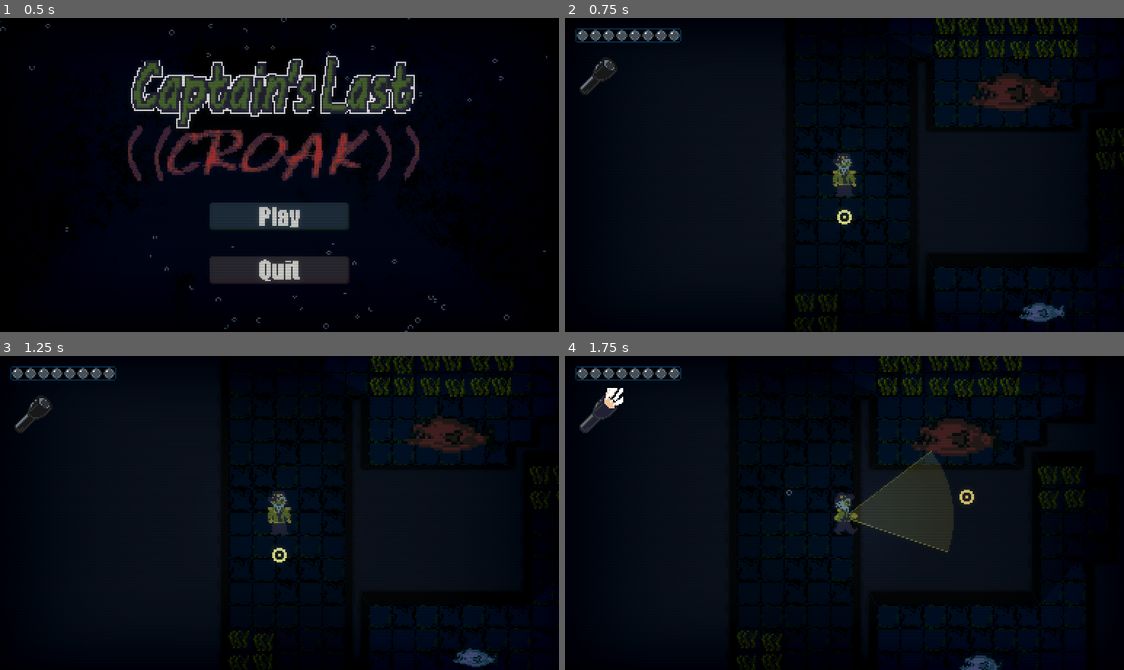
Above: before the commit, frames 1-4 (two rows, left to right).
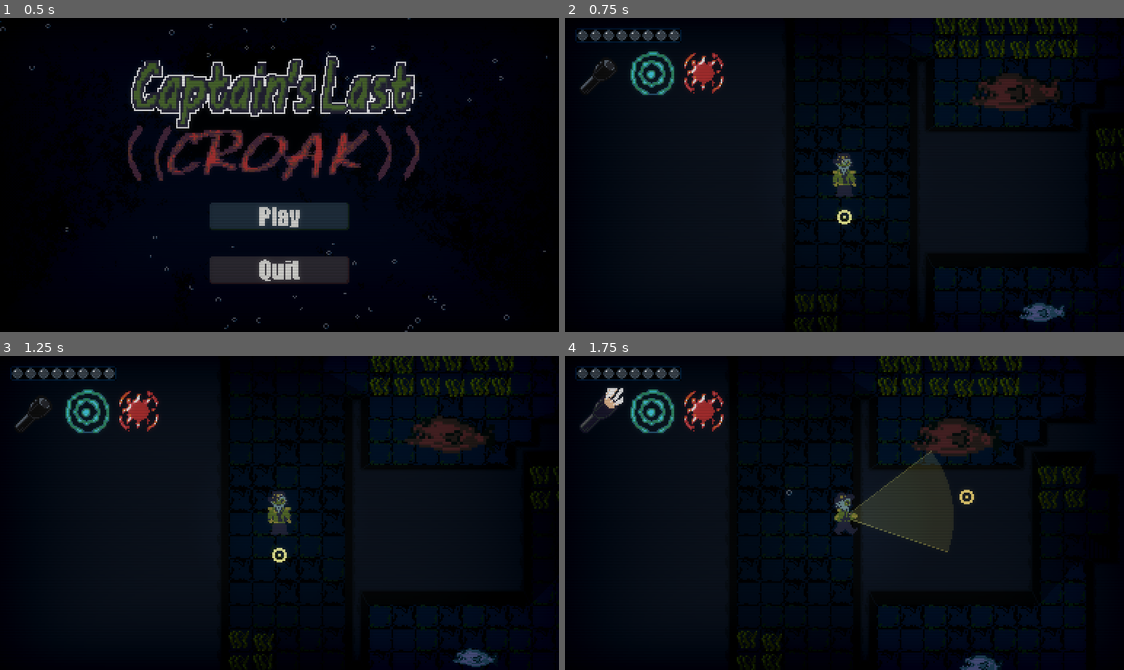
Above: after the commit, the same moments.

Repository: jablonskibrandan/GodotWild98
Game: Godot game, scene res://scenes/main_menu.tscn
Two runs of this game, one before a commit and one after it. Both use one fixed random seed, a clock stepped at 60 frames per second and the inputs below. Sound files missing from this copy of the repository are replaced by a short silence.
Inputs (mouse positions are in pixels of both pictures, inside the frame that each line leads up to):
- Up to frame 1 (0.5 s): no input
- Up to frame 2 (0.75 s): click (844, 215) at 0.5 s
- Up to frame 3 (1.25 s): no input
- Up to frame 4 (1.75 s): move the mouse to (967, 497) at 1.27 s; hold D (move_right) from 1.28 s (still down); hold F (flashlight_toggle) from 1.28 s (still down)

Frame 1 is identical in both runs. In frame 2, 1.3% of the frame differs, in the area x 1-29%, y 3-25%; in frame 3, 1.3%; in frame 4, 1.5%.

Commit message:
More UI elements, cooldown shader

Diff:
--- a/scenes/floors/base_floor.tscn
+++ b/scenes/floors/base_floor.tscn
@@ -12,6 +12,10 @@
 [ext_resource type="Script" uid="uid://clc1phwuj8tqs" path="res://scripts/player/target_cursor.gd" id="14_mmpba"]
 [ext_resource type="Texture2D" uid="uid://qud7y6guapj7" path="res://visuals/ui/bubble_bar.png" id="15_kpit0"]
 [ext_resource type="Texture2D" uid="uid://d1o46o3t85g8k" path="res://visuals/ui/ui_flashlight_off.png" id="18_flashlight_off"]
+[ext_resource type="Texture2D" path="res://visuals/ui/ui_distraction.png" id="19_distraction_ui"]
+[ext_resource type="Texture2D" path="res://visuals/ui/ui_mine_place.png" id="20_mine_ui"]
+[ext_resource type="Script" path="res://scripts/ui/tool_cooldown_indicator.gd" id="21_tool_cooldown"]
+[ext_resource type="Shader" path="res://visuals/ui/tool_cooldown.gdshader" id="22_cooldown_shader"]
 [ext_resource type="PackedScene" path="res://scenes/bubble_bar.tscn" id="16_rxbem"]
 [ext_resource type="Shader" uid="uid://bogy8vvctkjss" path="res://visuals/crt_shader.gdshader" id="17_xtii2"]
 
@@ -23,6 +27,12 @@
 
 [sub_resource type="ShaderMaterial" id="ShaderMaterial_riqys"]
 shader = ExtResource("17_xtii2")
+
+[sub_resource type="ShaderMaterial" id="ShaderMaterial_distraction_cd"]
+shader = ExtResource("22_cooldown_shader")
+
+[sub_resource type="ShaderMaterial" id="ShaderMaterial_mine_cd"]
+shader = ExtResource("22_cooldown_shader")
 
 [sub_resource type="QuadMesh" id="QuadMesh_bhunq"]
 size = Vector2(384, 216)
@@ -80,6 +90,54 @@
 mouse_filter = 2
 texture = ExtResource("18_flashlight_off")
 
+[node name="DistractionIndicator" type="TextureRect" parent="HUD"]
+offset_left = 44.0
+offset_top = 22.0
+offset_right = 76.0
+offset_bottom = 54.0
+texture_filter = 1
+mouse_filter = 2
+material = SubResource("ShaderMaterial_distraction_cd")
+texture = ExtResource("19_distraction_ui")
+script = ExtResource("21_tool_cooldown")
+cooldown_timer_path = NodePath("../../Player/Timers/DistractionSignal_Timer")
+
+[node name="CooldownText" type="Label" parent="HUD/DistractionIndicator"]
+offset_top = 9.0
+offset_right = 32.0
+offset_bottom = 26.0
+mouse_filter = 2
+theme_override_colors/font_color = Color(1, 1, 1, 1)
+theme_override_colors/font_outline_color = Color(0.02, 0.04, 0.08, 1)
+theme_override_constants/outline_size = 3
+theme_override_font_sizes/font_size = 11
+horizontal_alignment = 1
+vertical_alignment = 1
+
+[node name="MineIndicator" type="TextureRect" parent="HUD"]
+offset_left = 80.0
+offset_top = 22.0
+offset_right = 112.0
+offset_bottom = 54.0
+texture_filter = 1
+mouse_filter = 2
+material = SubResource("ShaderMaterial_mine_cd")
+texture = ExtResource("20_mine_ui")
+script = ExtResource("21_tool_cooldown")
+cooldown_timer_path = NodePath("../../Player/Timers/MineSignal_Timer")
+
+[node name="CooldownText" type="Label" parent="HUD/MineIndicator"]
+offset_top = 9.0
+offset_right = 32.0
+offset_bottom = 26.0
+mouse_filter = 2
+theme_override_colors/font_color = Color(1, 1, 1, 1)
+theme_override_colors/font_outline_color = Color(0.02, 0.04, 0.08, 1)
+theme_override_constants/outline_size = 3
+theme_override_font_sizes/font_size = 11
+horizontal_alignment = 1
+vertical_alignment = 1
+
 [node name="Panel" type="PanelContainer" parent="HUD" unique_id=162088003]
 visible = false
 offset_right = 364.0
--- /dev/null
+++ b/scenes/seaweed.tscn
@@ -0,0 +1,42 @@
+[gd_scene format=3 uid="uid://6chlkvjf53jr"]
+
+[ext_resource type="Script" uid="uid://cskcentkhlqox" path="res://scripts/environment/seaweed.gd" id="1_wxdpm"]
+[ext_resource type="Texture2D" uid="uid://b6plao31u8mp8" path="res://visuals/environment/seaweed.png" id="2_spjjx"]
+
+[sub_resource type="AtlasTexture" id="AtlasTexture_wxdpm"]
+atlas = ExtResource("2_spjjx")
+region = Rect2(0, 0, 16, 16)
+
+[sub_resource type="AtlasTexture" id="AtlasTexture_spjjx"]
+atlas = ExtResource("2_spjjx")
+region = Rect2(16, 0, 16, 16)
+
+[sub_resource type="SpriteFrames" id="SpriteFrames_wd5ij"]
+animations = [{
+"frames": [{
+"duration": 1.0,
+"texture": SubResource("AtlasTexture_wxdpm")
+}, {
+"duration": 1.0,
+"texture": SubResource("AtlasTexture_spjjx")
+}],
+"loop": 1,
+"name": &"default",
+"speed": 1.0
+}]
+
+[sub_resource type="RectangleShape2D" id="RectangleShape2D_wd5ij"]
+size = Vector2(16, 16)
+
+[node name="Seaweed" type="StaticBody2D" unique_id=1806494905]
+collision_layer = 32
+collision_mask = 0
+script = ExtResource("1_wxdpm")
+
+[node name="AnimatedSprite2D" type="AnimatedSprite2D" parent="." unique_id=322028798]
+y_sort_enabled = true
+sprite_frames = SubResource("SpriteFrames_wd5ij")
+frame_progress = 0.4092523
+
+[node name="CollisionShape2D" type="CollisionShape2D" parent="." unique_id=1193375834]
+shape = SubResource("RectangleShape2D_wd5ij")
--- /dev/null
+++ b/scripts/ui/tool_cooldown_indicator.gd
@@ -0,0 +1,41 @@
+extends TextureRect
+## Displays the real cooldown of a Player Timer on top of a tool icon.
+## The timer is authoritative: this node does not start or modify it.
+
+@export var cooldown_timer_path: NodePath
+
+@onready var countdown_label: Label = $CooldownText
+
+var _cooldown_timer: Timer
+var _cooldown_material: ShaderMaterial
+
+
+func _ready() -> void:
+	mouse_filter = Control.MOUSE_FILTER_IGNORE
+	_cooldown_timer = get_node_or_null(cooldown_timer_path) as Timer
+	_cooldown_material = material as ShaderMaterial
+	if _cooldown_timer == null or _cooldown_material == null:
+		push_warning("ToolCooldownIndicator needs a valid Timer path and ShaderMaterial: " + str(get_path()))
+		countdown_label.hide()
+		set_process(false)
+		return
+	_update_cooldown()
+
+
+func _process(_delta: float) -> void:
+	_update_cooldown()
+
+
+func _update_cooldown() -> void:
+	var seconds_left: float = _cooldown_timer.time_left
+	var on_cooldown: bool = not _cooldown_timer.is_stopped() and seconds_left > 0.0
+	var fraction_left: float = 0.0
+	if on_cooldown and _cooldown_timer.wait_time > 0.0:
+		fraction_left = clampf(seconds_left / _cooldown_timer.wait_time, 0.0, 1.0)
+
+	_cooldown_material.set_shader_parameter("cooldown_remaining", fraction_left)
+	countdown_label.visible = on_cooldown
+	if on_cooldown:
+		var new_text: String = str(ceili(seconds_left))
+		if countdown_label.text != new_text:
+			countdown_label.text = new_text
--- /dev/null
+++ b/visuals/ui/tool_cooldown.gdshader
@@ -0,0 +1,33 @@
+shader_type canvas_item;
+render_mode unshaded;
+
+// 1.0 just after using the tool, 0.0 when ready again.
+uniform float cooldown_remaining : hint_range(0.0, 1.0) = 0.0;
+uniform vec4 cover_color : source_color = vec4(0.02, 0.06, 0.10, 0.78);
+
+void fragment() {
+	vec4 icon = texture(TEXTURE, UV);
+	// The supplied distraction and mine sprites have opaque black backgrounds.
+	// Treat those background pixels as transparent in the HUD.
+	if (all(lessThan(icon.rgb, vec3(0.01)))) {
+		discard;
+	}
+	float remaining = clamp(cooldown_remaining, 0.0, 1.0);
+
+	if (remaining > 0.0001) {
+		// Desaturate the icon while it cannot be used.
+		float gray = dot(icon.rgb, vec3(0.299, 0.587, 0.114));
+		icon.rgb = mix(icon.rgb, vec3(gray), 0.95);
+
+		// A dark fill recedes from top to bottom as the timer runs out.
+		float boundary = 1.0 - remaining;
+		float covered = step(boundary, UV.y);
+		icon.rgb = mix(icon.rgb, cover_color.rgb, covered * cover_color.a);
+
+		// Small pale line marks the current cooldown progress.
+		float progress_line = 1.0 - step(1.0 / 32.0, abs(UV.y - boundary));
+		icon.rgb = mix(icon.rgb, vec3(0.75, 0.94, 1.0), progress_line * 0.65);
+	}
+
+	COLOR = icon;
+}
Not shown, added: scripts/ui/tool_cooldown_indicator.gd.uid
Not shown, added: visuals/ui/retry_button.png.import
Not shown, added: visuals/ui/tool_cooldown.gdshader.uid
Binary file added: visuals/ui/ui_distraction.png
Not shown, added: visuals/ui/ui_distraction.png.import
Binary file added: visuals/ui/ui_mine_place.png
Not shown, added: visuals/ui/ui_mine_place.png.import
